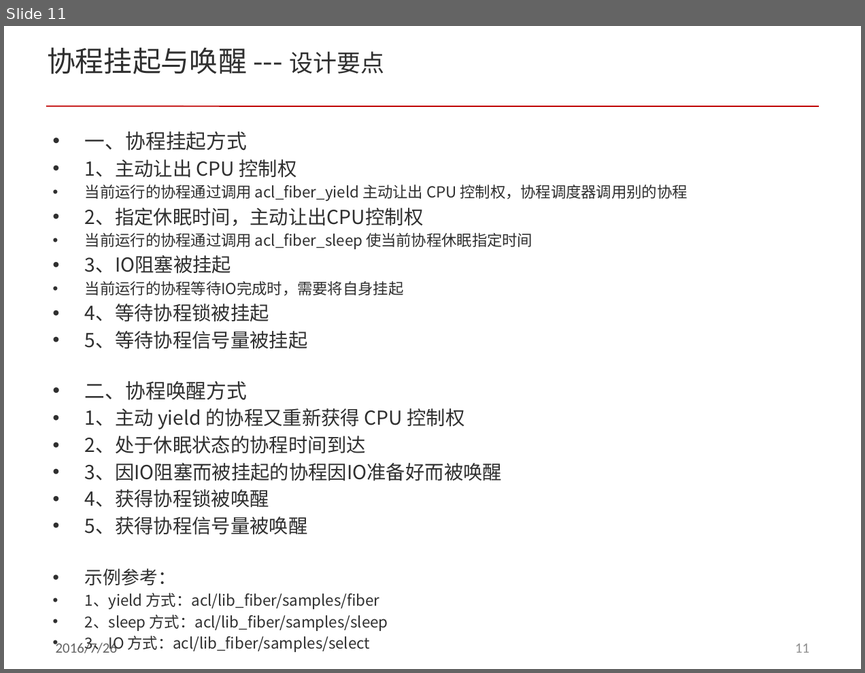
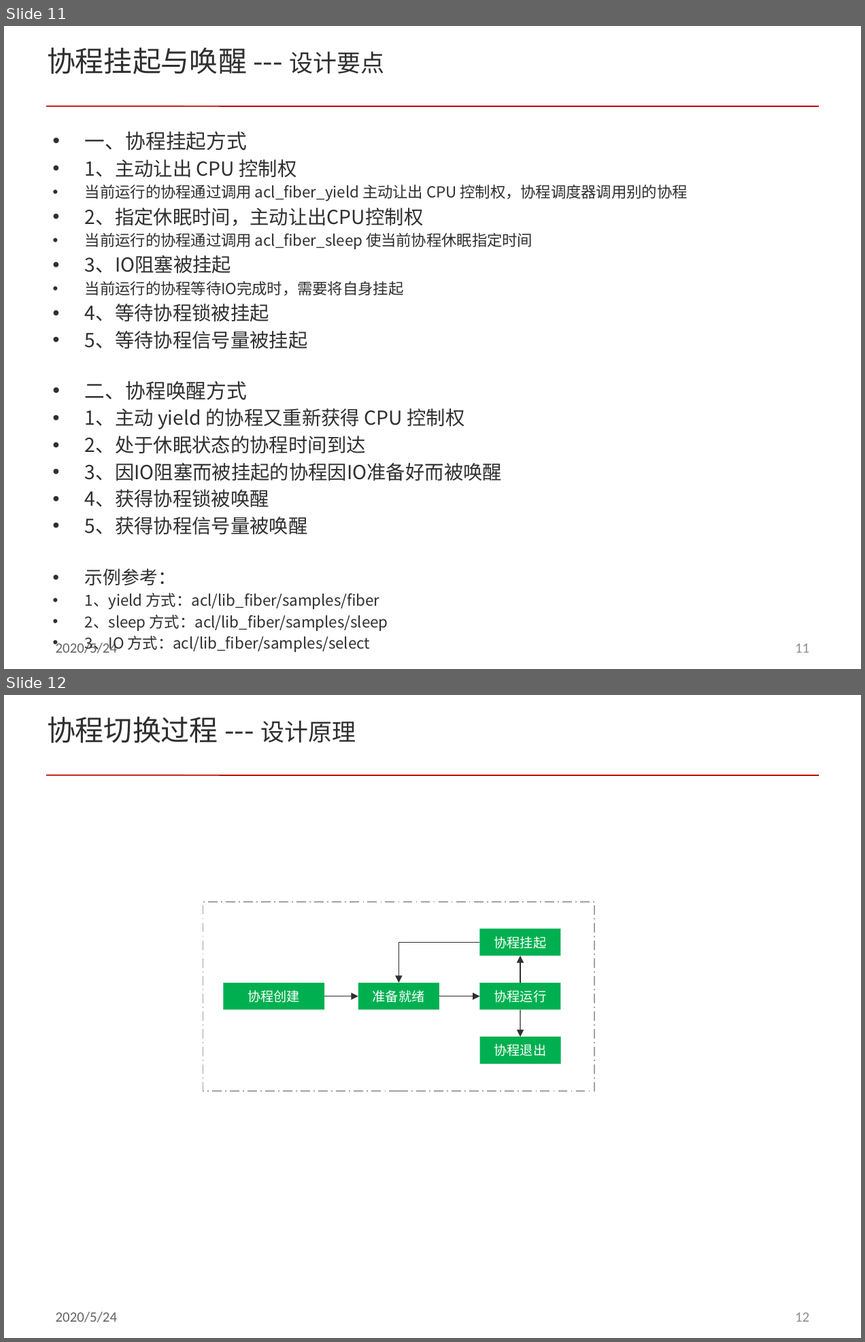
Before and after one commit to acl-dev/acl, a slide deck: doc/acl_fiber.pptx. Shown one above the other, each under a label of ours: slide 11 before the commit, slides 11 and 12 after it. The pictures are 865x673 and 865x1342 pixels, drawn with LibreOffice and Linux fonts; fonts in the diff are those of the drawing; background and template pictures are left out. Boxes give left, top, right and bottom in pixels: in the first picture for what was removed or moved away, otherwise in the second. Text is boxed around its words. In the diff, an @@ line names an element or a change of style, - is before the commit and + after.

```diff
--- a/doc/acl_fiber.pptx
+++ b/doc/acl_fiber.pptx
@@ slide 12 added at [4,695,861,1338], background #FFFFFF; not listed: 3 template elements that a slide beside it also shows @@
@@ title added at [47,716,356,743], 24 pt, text #303030 @@
+协程切换过程 --- 设计原理
@@ rectangle added at [203,902,594,1090], outline #A2A2A2 1 pt dashed @@
@@ rectangle added at [479,929,560,955], fill #00B050, 11 pt, text #FFFFFF @@
+协程挂起
@@ elbow arrow added from (479, 942) to (399, 983), #2F2F2F 0.75 pt @@
@@ arrow added from (520, 983) to (520, 955), #2F2F2F 0.75 pt @@
@@ rectangle added at [224,983,324,1009], fill #00B050, 11 pt, text #FFFFFF @@
+协程创建
@@ arrow added from (324, 996) to (358, 996), #2F2F2F 0.75 pt @@
@@ rectangle added at [358,983,439,1009], fill #00B050, 11 pt, text #FFFFFF @@
+准备就绪
@@ arrow added from (439, 996) to (479, 996), #2F2F2F 0.75 pt @@
@@ rectangle added at [479,983,560,1009], fill #00B050, 11 pt, text #FFFFFF @@
+协程运行
@@ arrow added from (520, 1009) to (520, 1037), #2F2F2F 0.75 pt @@
@@ rectangle added at [479,1037,560,1064], fill #00B050, 11 pt, text #FFFFFF @@
+协程退出
@@ slide 11 changed as well @@
@@ text at [56,640,118,653]: text changed @@
-2016/7/26
+2020/5/24
```
Also in this commit, not shown: 28 other slides changed, 7 other slides added, 1 slide removed.
